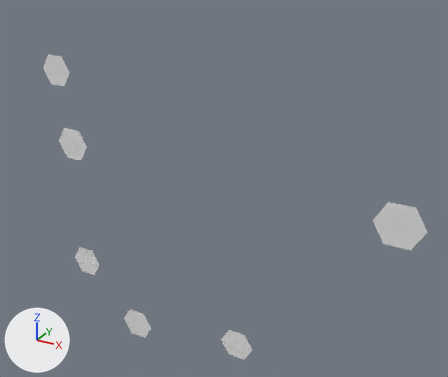
Renders of the OBJ model assets/models/level/trampoline/model.obj from each side of a commit.
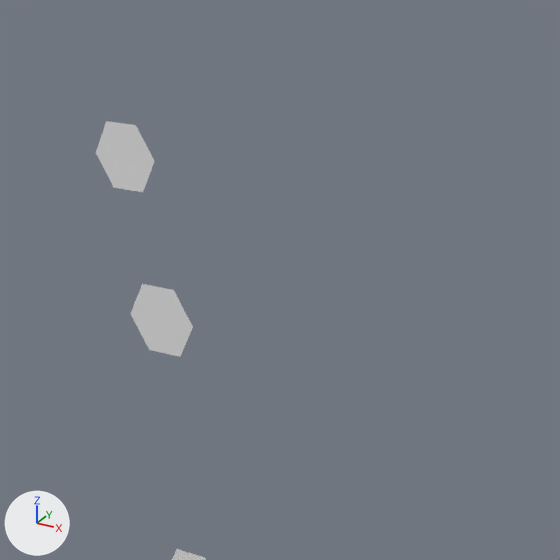
Each version is shown whole from a 50 mm camera at (-10.4, -207.3, 88.5) aimed at (-107.0, -31.6, 0.7), then close up on the part from 0% to 56% of the width and 0% to 67% of the height. The lights are fixed; the arrows at lower left show +X, +Y and +Z. The last two pictures show the newer version. Where no turn or scale is listed for an object, it has been applied to the vertices.

The first close-up shows 'trampolineMesh'.
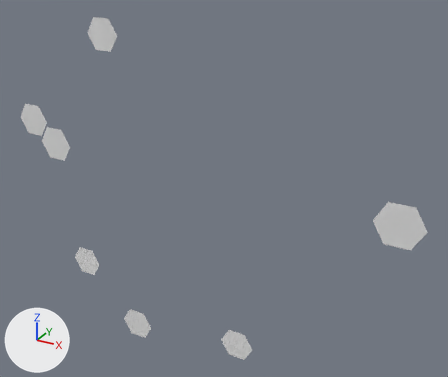
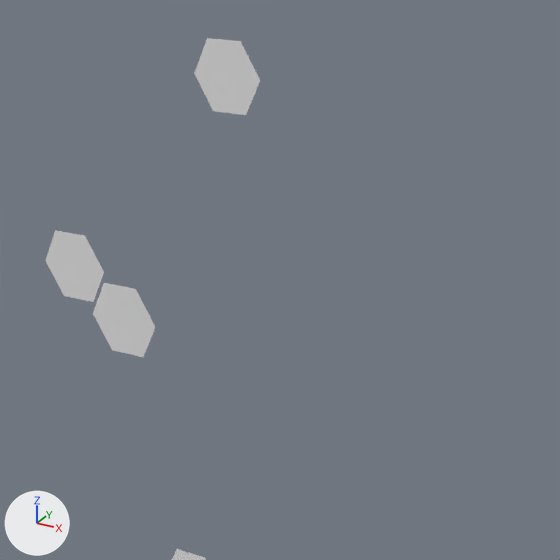
Boxes [x1, y1, x2, y2] around the edits, measured in the close-ups (560 x 560 px; the box of a moved part takes in the faces that stretch with it):
'trampolineMesh', reshaped
    before: [96, 121, 206, 560]
    after: [45, 38, 260, 560]
part 1 of me_trampolinemesh, added
    after: [93, 283, 155, 357]
part 2 of me_trampolinemesh, moved or reshaped
    before: [131, 284, 193, 357]
    after: [45, 230, 104, 302]
part 3 of me_trampolinemesh, moved or reshaped
    before: [96, 121, 154, 192]
    after: [194, 38, 260, 115]

Edits to the bpy script that builds the scene:
```text
Change me_trampolinemesh:
    used by ob_trampolinemesh; location = (0.0, 0.0, 0.0)
    verts and faces of me_trampolinemesh; kept vertices keep their numbers, new ones are numbered from 36
    before: 6 (-158.1, -46.7, 18.3) at pixel (173, 289), 7 (-164.8, -46.7, 18.3) at pixel (142, 283), 8 (-168.1, -46.7, 12.5) at pixel (130, 313), 9 (-164.8, -46.7, 6.8) at pixel (149, 349), 10 (-158.1, -46.7, 6.8) at pixel (180, 356)
    before: 11 (-154.8, -46.7, 12.5) at pixel (192, 327)
    before: 12 (-175.7, -32.7, 40.5) at pixel (136, 125), 13 (-182.4, -32.7, 40.5) at pixel (106, 121), 14 (-185.7, -32.7, 34.8) at pixel (95, 152), 15 (-182.4, -32.7, 29.0) at pixel (113, 187), 16 (-175.7, -32.7, 29.0) at pixel (143, 192)
    before: 17 (-172.4, -32.7, 34.8) at pixel (154, 161)
    remove me_trampolinemesh.from_pydata(...)  # 36 vertices, 24 faces; spans x -185.7..-38.4, y -46.7..-21.4, z -65.8..40.5
    add me_trampolinemesh.from_pydata(...)  # 42 vertices, 28 faces; spans x -186.2..-38.4, y -53.1..-21.4, z -65.8..56.0
    me_trampolinemesh part 1: the loose piece of 6 vertices spanning x -168.1..-154.8, y -46.7, z 6.8..18.3 is copied, and the copy is moved by (-2.0, -6.4, 1.7); it spans x -170.1..-156.7, y -53.1, z 8.5..20.0
    me_trampolinemesh part 2
    add for i in [*range(6, 12)]: verts[i] += (-18.1, 0.0, 6.5)
    me_trampolinemesh part 3
    add for i in [*range(14, 18)]: verts[i] += (23.6, 0.0, 15.4)
    add verts[12] = (-152.1, -32.7, 56.0)  # moved, pixel (240, 41)
    add verts[13] = (-158.8, -32.7, 56.0)  # moved, pixel (207, 38)
```
